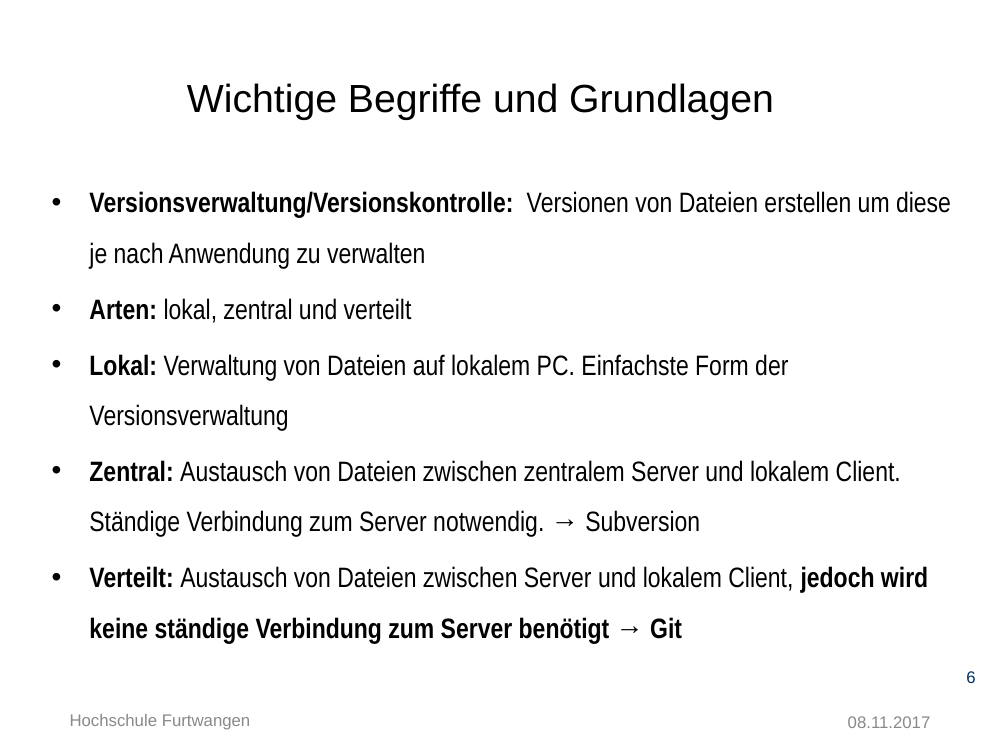
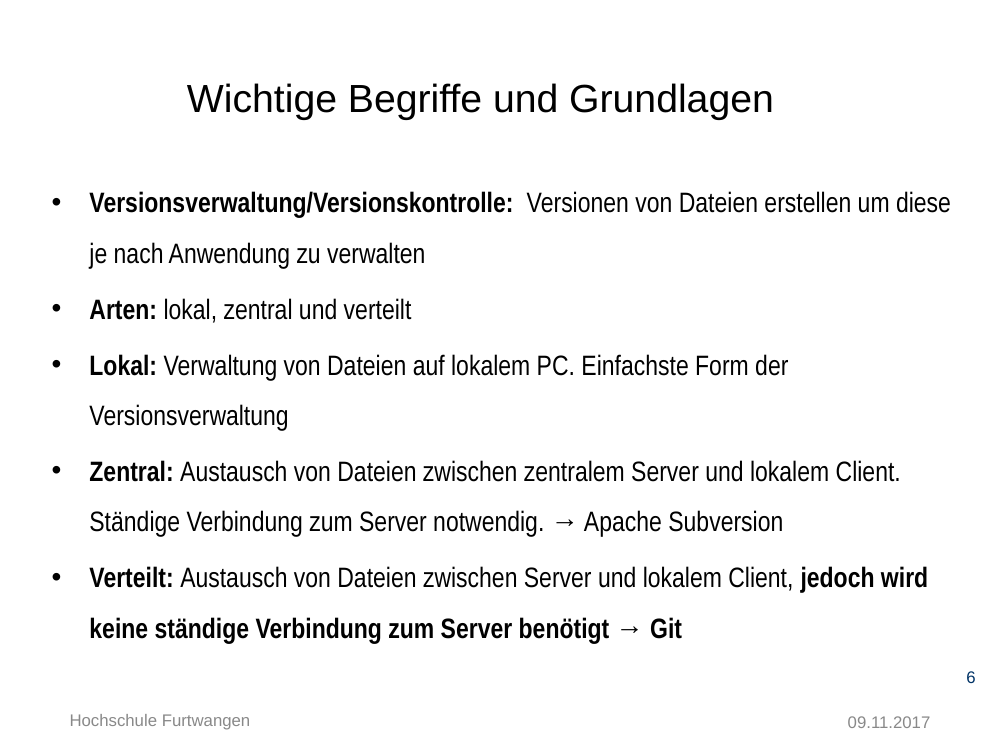
Before and after one commit to Ertugrul-Furtwangen/Erti, a slide deck: slide 6 of Thesis-Präsentation.pptx. Drawn at 1008x756 pixels with LibreOffice and Linux fonts; fonts in the diff are those of the drawing; background and template pictures are left out. Boxes give left, top, right and bottom in pixels: in the first picture for what was removed or moved away, otherwise in the second. Text is boxed around its words. In the diff, an @@ line names an element or a change of style, - is before the commit and + after.

```diff
--- a/Thesis-Präsentation.pptx
+++ b/Thesis-Präsentation.pptx
@@ text at <box>89,460,901,537</box>: text changed @@
-• Zentral: Austausch von Dateien zwischen zentralem Server und lokalem Client. Ständige Verbindung zum Server notwendig. → Subversion
+• Zentral: Austausch von Dateien zwischen zentralem Server und lokalem Client. Ständige Verbindung zum Server notwendig. → Apache Subversion
@@ text at <box>848,716,931,728</box>: text changed @@
-08.11.2017
+09.11.2017
```
Also in this commit, not shown: 39 other slides changed, 3 slides added, 2 slides removed.
